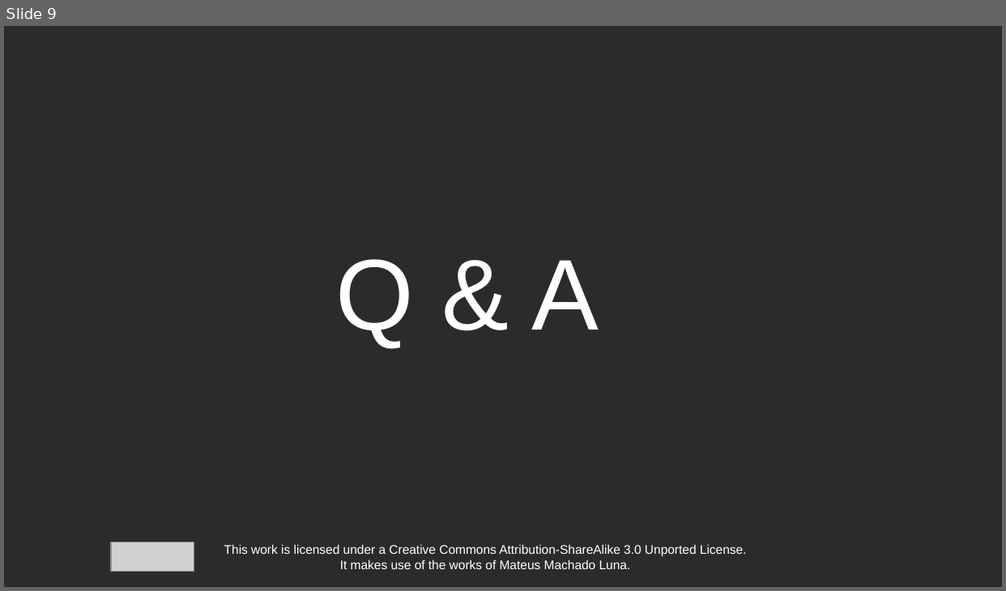
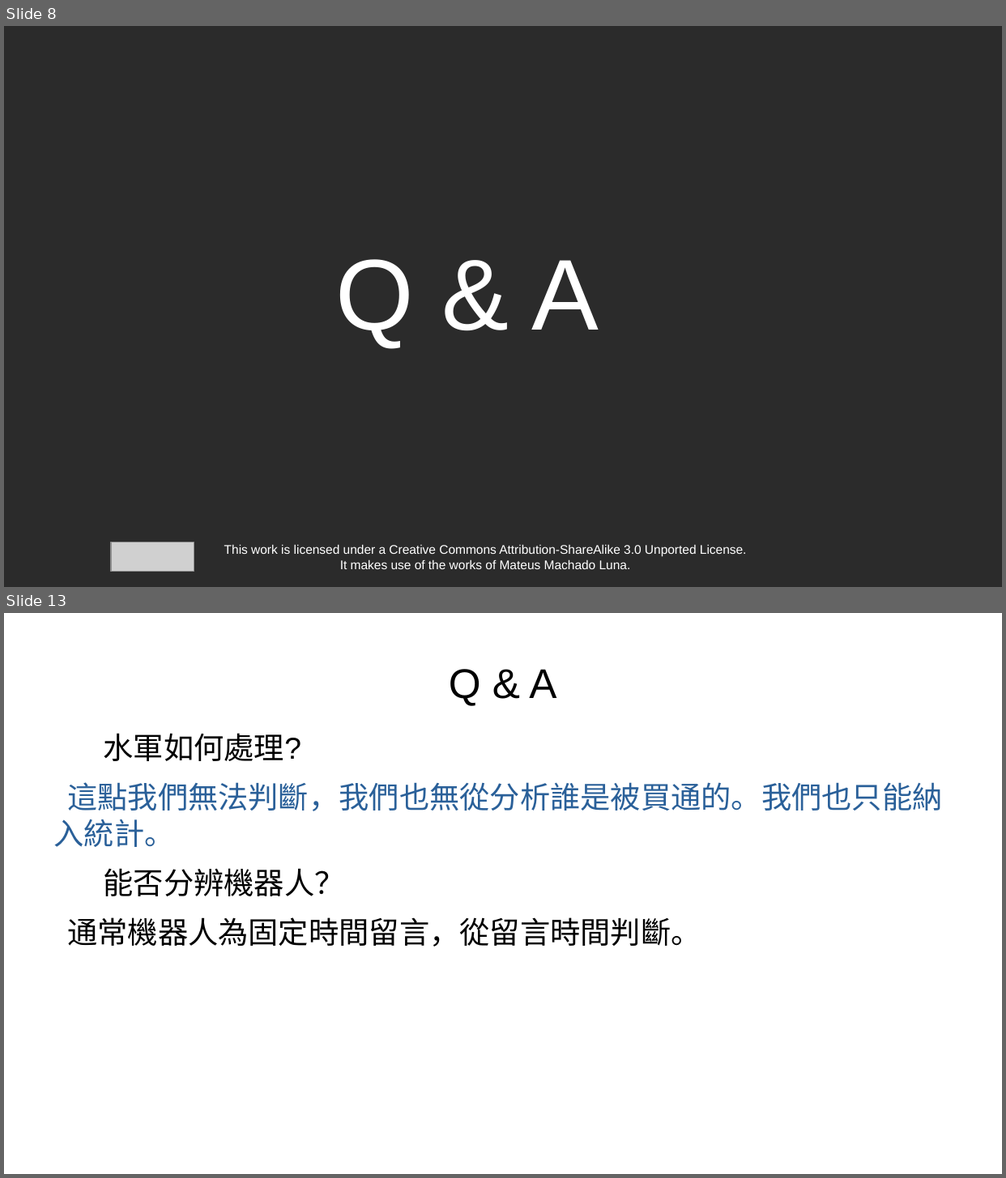
Before and after one commit to PeterWolf-tw/NTNU_TextProcessing_2020, a slide deck: week14/Week14_SedNeoCat.odp. Shown one above the other, each under a label of ours: slide 9 before the commit, slides 8 and 13 after it; the slides between them are not shown. The pictures are 1006x591 and 1006x1178 pixels, drawn with LibreOffice and Linux fonts; fonts in the diff are those of the drawing; grey boxes stand for pictures; background and template pictures are left out; a plain dark background stands for a picture behind light text. Boxes give left, top, right and bottom in pixels: in the first picture for what was removed or moved away, otherwise in the second. Text is boxed around its words. In the diff, an @@ line names an element or a change of style, - is before the commit and + after.

```diff
--- a/week14/Week14_SedNeoCat.odp
+++ b/week14/Week14_SedNeoCat.odp
@@ slide 13 added at <box>4,613,1002,1174</box>, background picture (left out) @@
@@ title added at <box>449,669,556,706</box>, 33 pt, text #000000 @@
+Q & A
@@ text added at <box>54,733,942,947</box>, 24 pt, text #000000 @@
+● 水軍如何處理?
+這點我們無法判斷，我們也無從分析誰是被買通的。我們也只能納入統計。
+● 能否分辨機器人？
+通常機器人為固定時間留言，從留言時間判斷。
@@ what was slide 9 is now slide 8 @@
```
Also in this commit, not shown: 7 slides changed, 6 other slides added, 1 slide removed.
